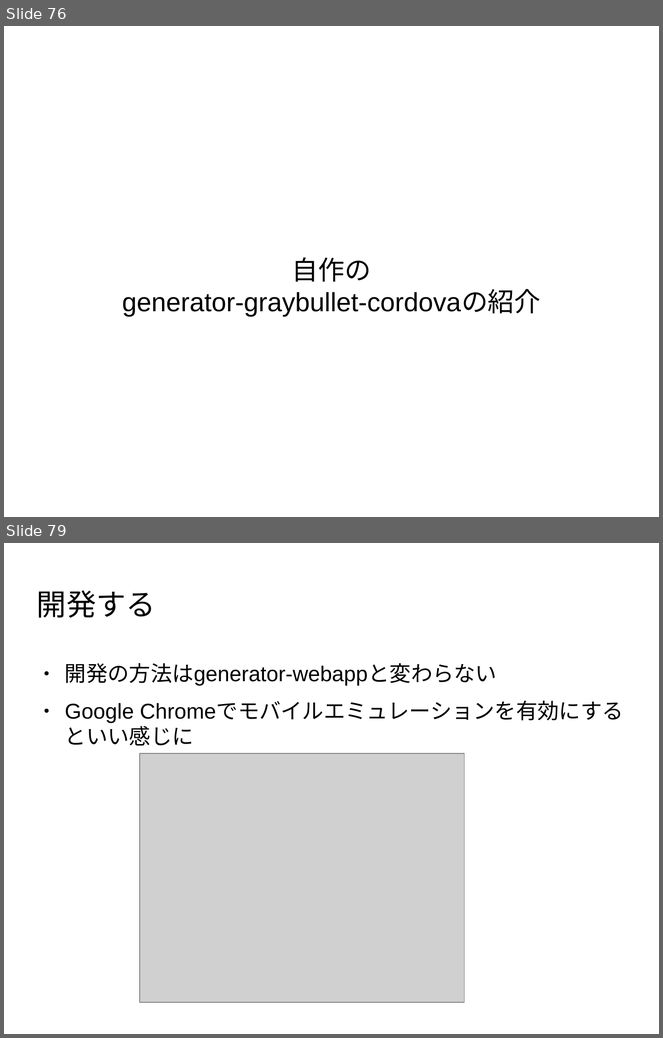
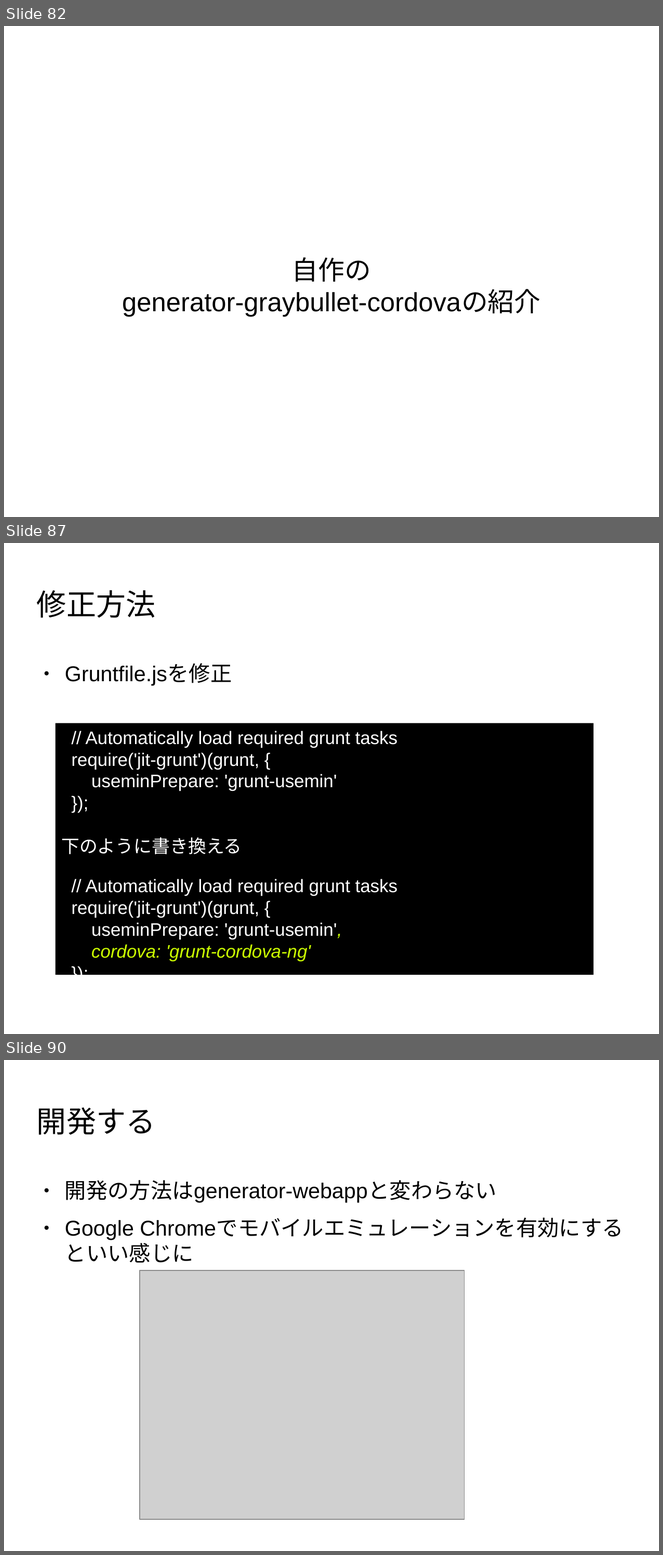
Before and after one commit to masakura/yeoman-presentation, a slide deck: yeoman-presentation.odp. Shown one above the other, each under a label of ours: slides 76 and 79 before the commit, slides 82, 87 and 90 after it; the slides between them are not shown. The pictures are 663x1038 and 663x1555 pixels, drawn with LibreOffice and Linux fonts; fonts in the diff are those of the drawing; grey boxes stand for pictures; background and template pictures are left out. Boxes give left, top, right and bottom in pixels: in the first picture for what was removed or moved away, otherwise in the second. Text is boxed around its words. In the diff, an @@ line names an element or a change of style, - is before the commit and + after.

Commit message:
スライドを修正

```diff
--- a/yeoman-presentation.odp
+++ b/yeoman-presentation.odp
@@ slide 87 added at [4,543,659,1034], background picture (left out) @@
@@ title added at [37,590,156,618], 36 pt, text #000000 @@
+修正方法
@@ text added at [65,664,232,685], 26 pt, text #000000 @@
+● Gruntfile.jsを修正
@@ rectangle added at [55,723,594,975], fill #000000, 22 pt, text #FFFFFF @@
+// Automatically load required grunt tasks
+require('jit-grunt')(grunt, {
+useminPrepare: 'grunt-usemin'
+});
+下のように書き換える
+// Automatically load required grunt tasks
+require('jit-grunt')(grunt, {
+useminPrepare: 'grunt-usemin',
+cordova: 'grunt-cordova-ng'
+});
@@ what was slide 76 is now slide 82 @@
@@ what was slide 79 is now slide 90 @@
```
Also in this commit, not shown: 11 slides changed, 10 other slides added.
